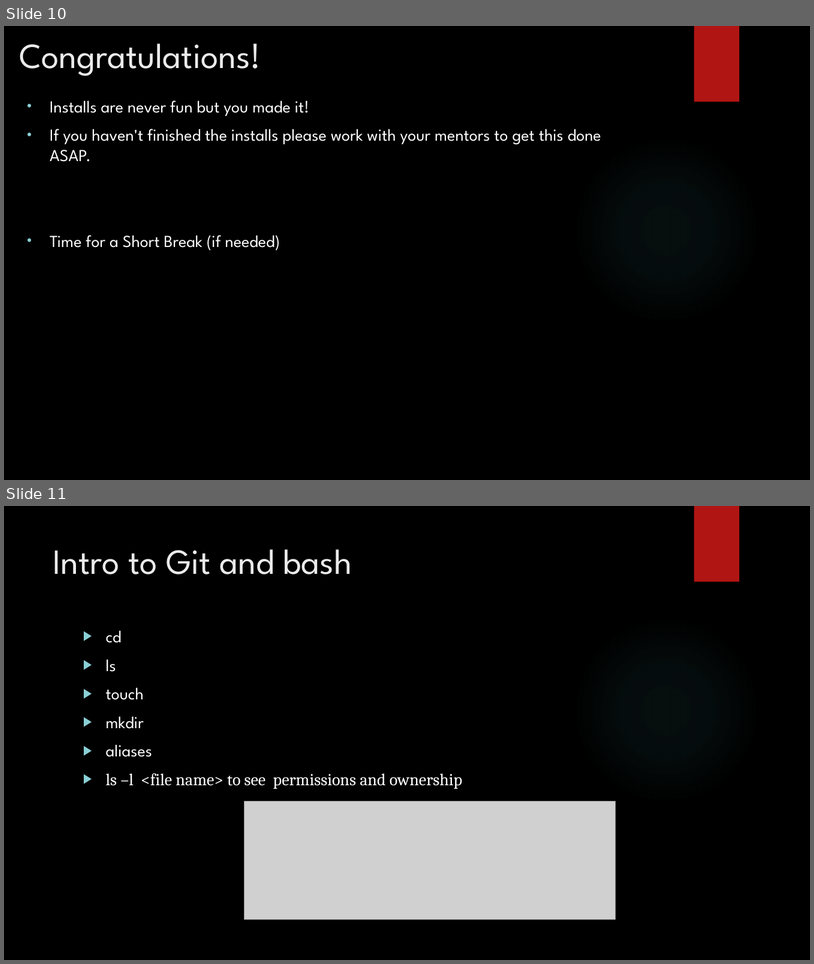
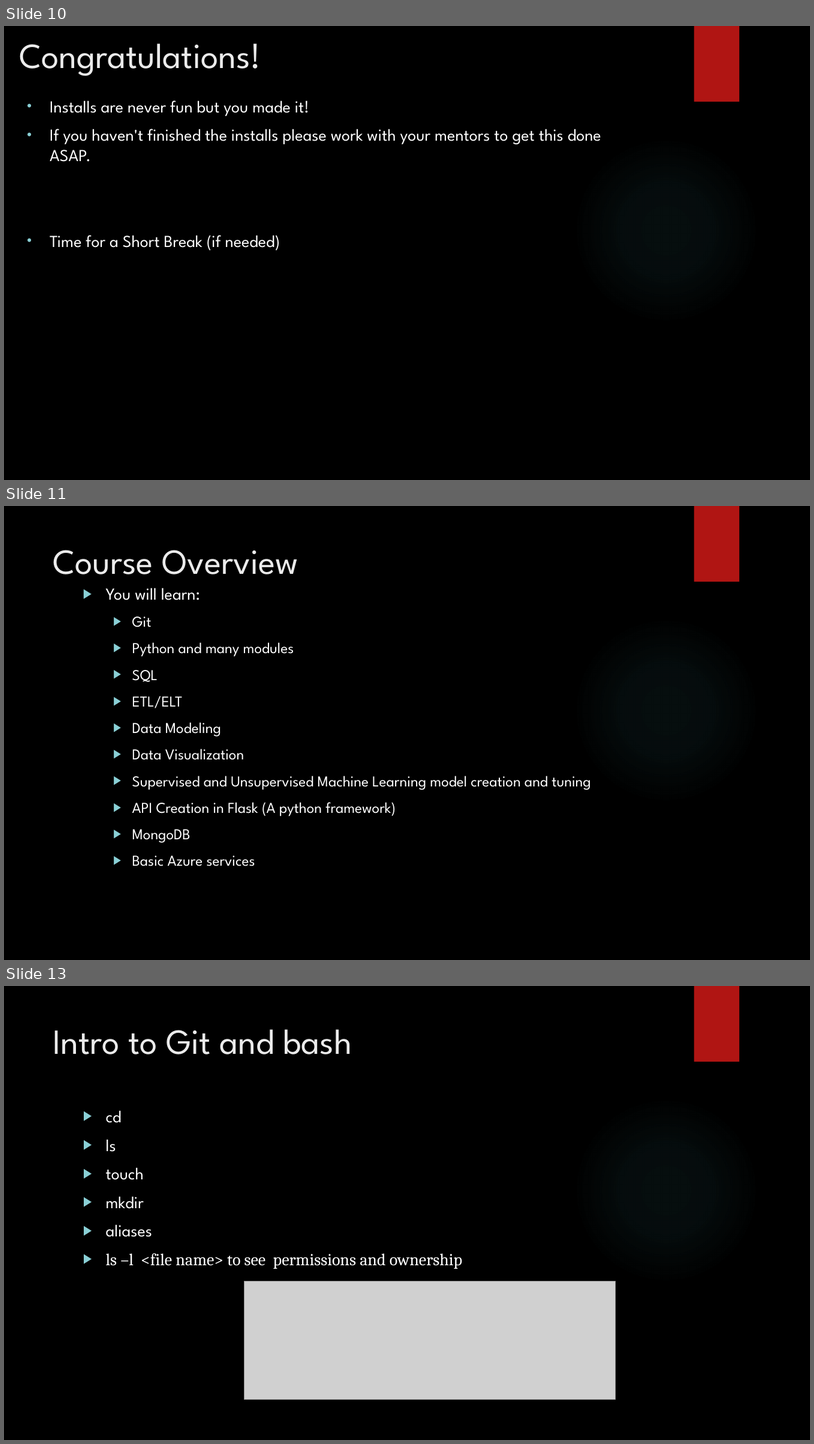
Before and after one commit to LaunchCoderGirlSTL/Data-Science-Assignments, a slide deck: course_material/week_01/01_Presentation.pptx. Shown one above the other, each under a label of ours: slides 10 and 11 before the commit, slides 10, 11 and 13 after it; the slides between them are not shown. The pictures are 814x964 and 814x1444 pixels, drawn with LibreOffice and Linux fonts; fonts in the diff are those of the drawing; grey boxes stand for pictures; background and template pictures are left out. Boxes give left, top, right and bottom in pixels: in the first picture for what was removed or moved away, otherwise in the second. Text is boxed around its words. In the diff, an @@ line names an element or a change of style, - is before the commit and + after.

```diff
--- a/course_material/week_01/01_Presentation.pptx
+++ b/course_material/week_01/01_Presentation.pptx
@@ slide 11 added at box(4, 506, 810, 960), background picture (left out); not listed: 2 template elements that a slide beside it also shows @@
@@ title added at box(53, 550, 299, 574), 42 pt, text #EBEBEB @@
+Course Overview
@@ text added at box(106, 588, 591, 866), 18 pt, text #FFFFFF @@
+▶ You will learn:
+  ▶ Git
+  ▶ Python and many modules
+  ▶ SQL
+  ▶ ETL/ELT
+  ▶ Data Modeling
+  ▶ Data Visualization
+  ▶ Supervised and Unsupervised Machine Learning model creation and tuning
+  ▶ API Creation in Flask (A python framework)
+  ▶ MongoDB
+  ▶ Basic Azure services
@@ what was slide 11 is now slide 13 @@
```
Also in this commit, not shown: 2 slides changed, 1 other slide added, 1 other file.
